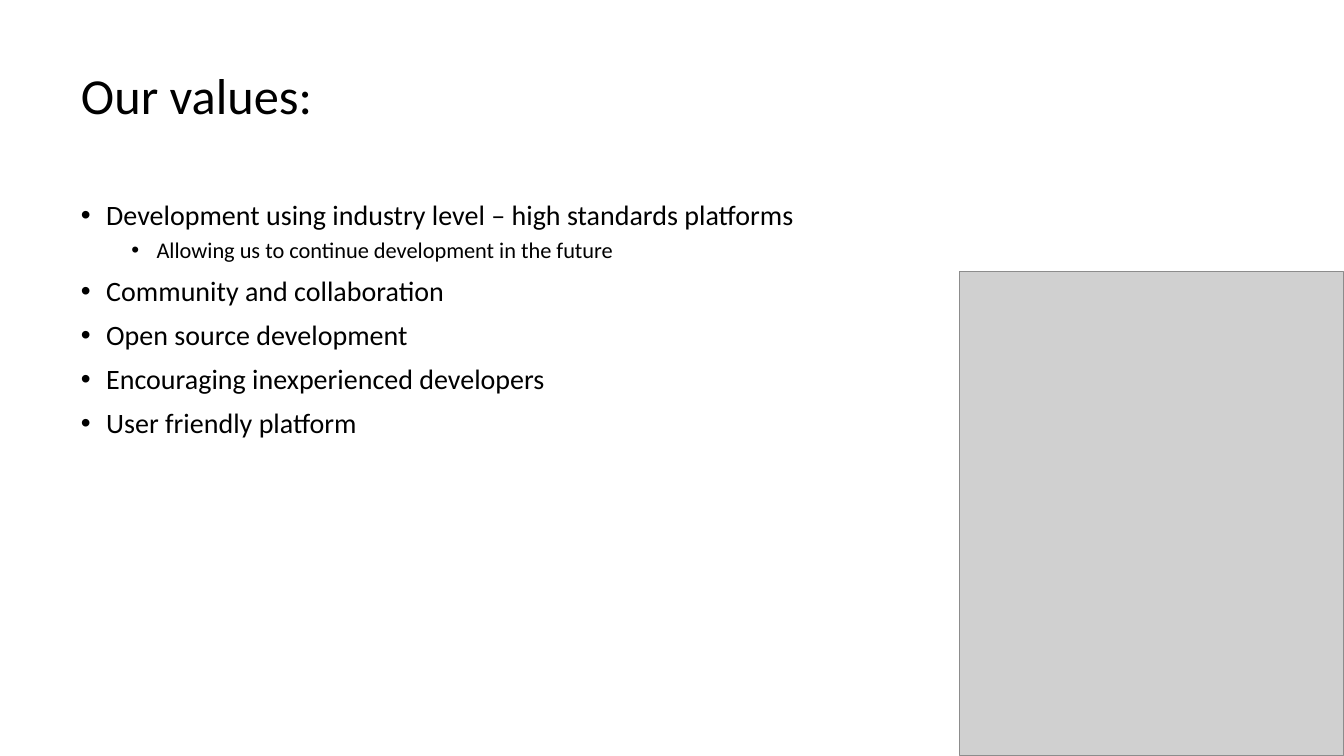
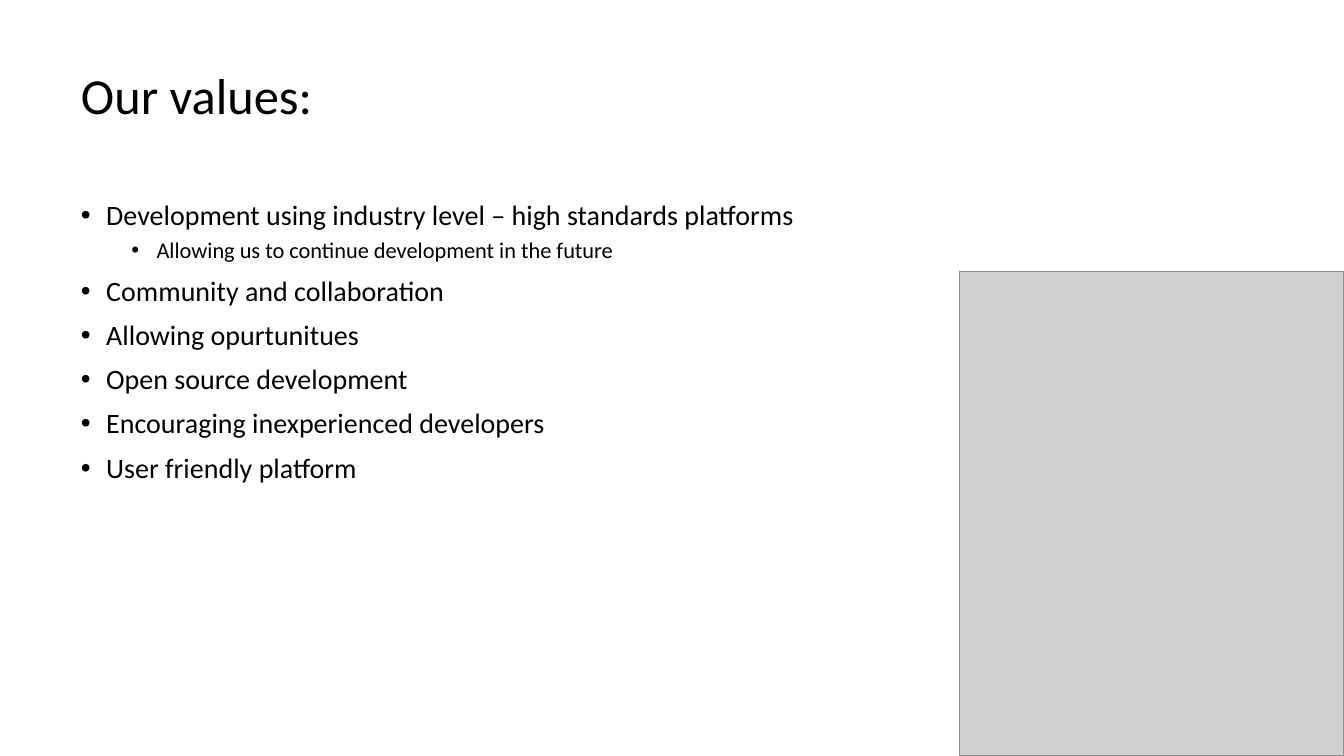
Before and after one commit to nadavWeisler/ChanceFrontend, a slide deck: slide 4 of presentaion.pptx. Drawn at 1344x756 pixels with LibreOffice and Linux fonts; fonts in the diff are those of the drawing; grey boxes stand for pictures. Boxes give left, top, right and bottom in pixels: in the first picture for what was removed or moved away, otherwise in the second. Text is boxed around its words. In the diff, an @@ line names an element or a change of style, - is before the commit and + after.

```diff
--- a/presentaion.pptx
+++ b/presentaion.pptx
@@ text at bbox=[106, 325, 359, 350]: paragraph added @@
+• Allowing opurtunitues
```
Also in this commit, not shown: 1 other slide changed.
